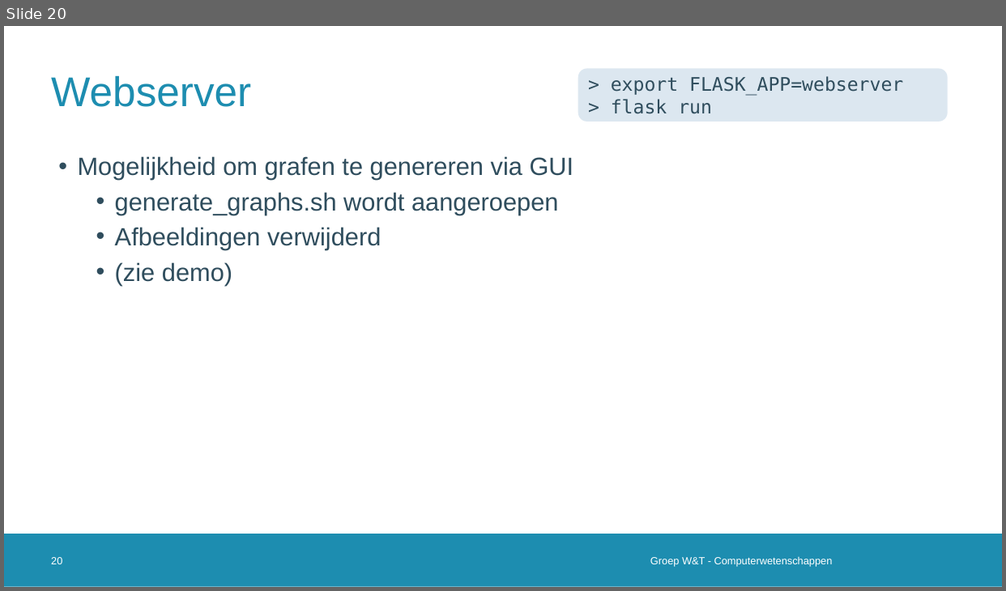
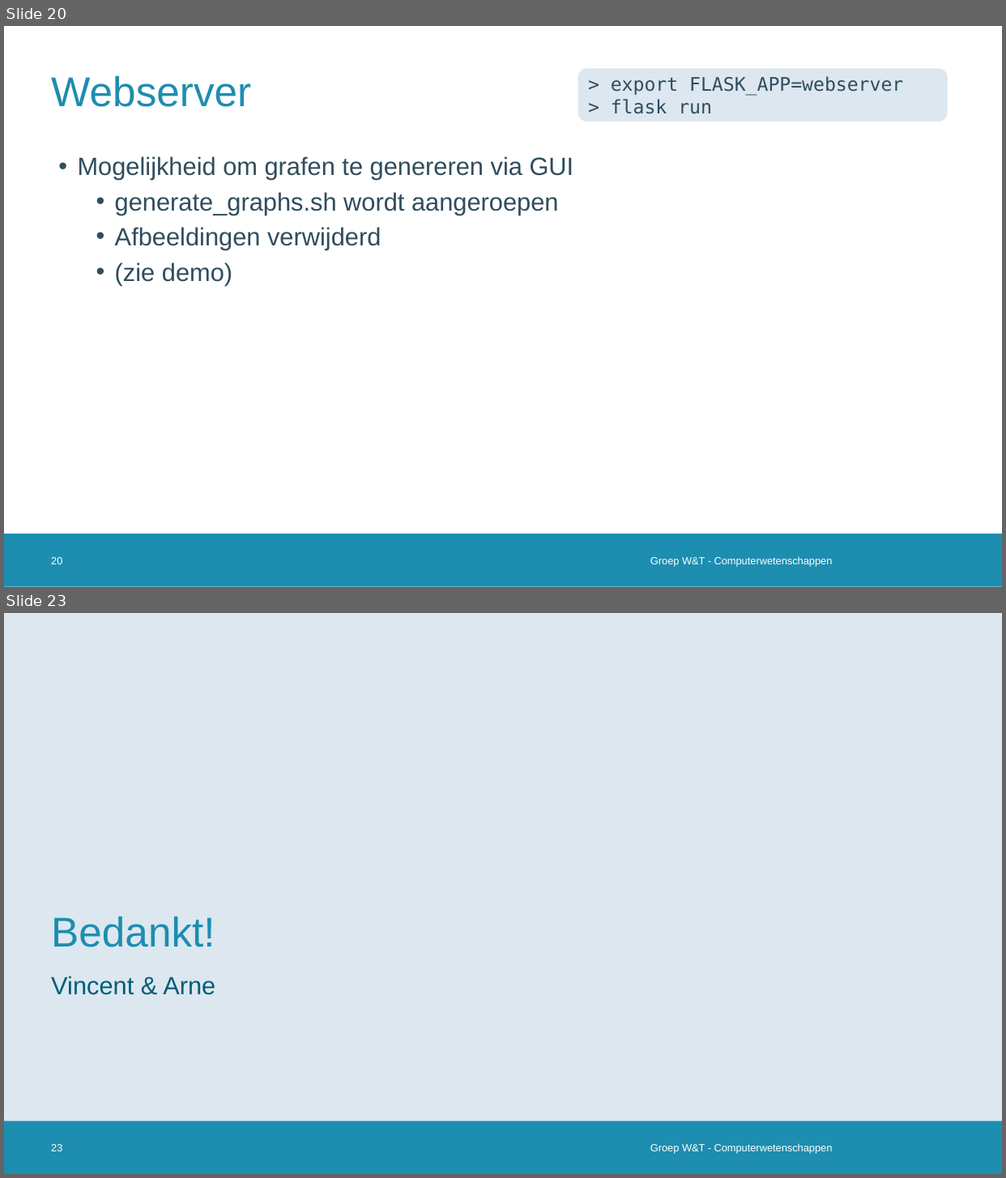
Before and after one commit to vanschependom/KULAK_IW-shed-of-graphs, a slide deck: defense.pptx. Shown one above the other, each under a label of ours: slide 20 before the commit, slides 20 and 23 after it; the slides between them are not shown. The pictures are 1006x591 and 1006x1178 pixels, drawn with LibreOffice and Linux fonts; fonts in the diff are those of the drawing; background and template pictures are left out. Boxes give left, top, right and bottom in pixels: in the first picture for what was removed or moved away, otherwise in the second. Text is boxed around its words. In the diff, an @@ line names an element or a change of style, - is before the commit and + after.

```diff
--- a/defense.pptx
+++ b/defense.pptx
@@ slide 23 added at box(4, 613, 1002, 1174), background #FFFFFF; not listed: 1 template element that a slide beside it also shows @@
@@ rectangle added at box(4, 613, 1002, 1122), fill #DCE7F0 @@
@@ title added at box(51, 917, 215, 948), 40 pt, text #1D8DB0 @@
+Bedankt!
@@ text added at box(51, 976, 215, 995), 24 pt, text #005E77 @@
+Vincent & Arne
@@ page number added at box(51, 1144, 62, 1152), 10 pt, text #FFFFFF @@
+23
@@ text added at box(650, 1144, 833, 1154), 10 pt, text #FFFFFF @@
+Groep W&T - Computerwetenschappen
```
Also in this commit, not shown: 1 slide changed, 1 other slide added, 2 other files.
